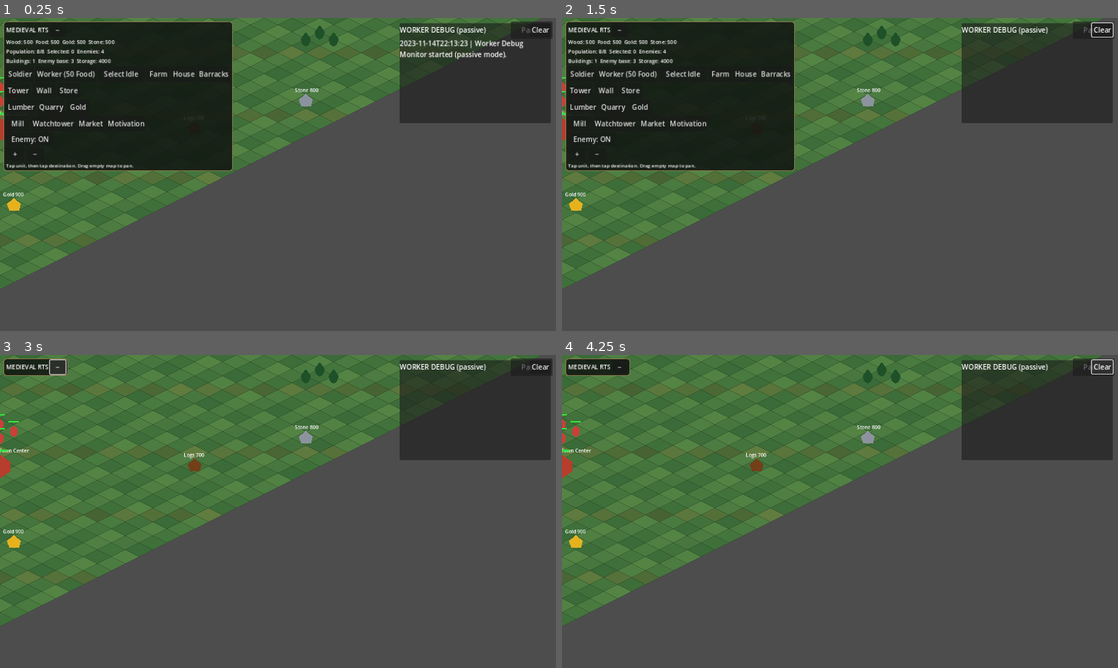
Above: before the commit, frames 1-4 (two rows, left to right).
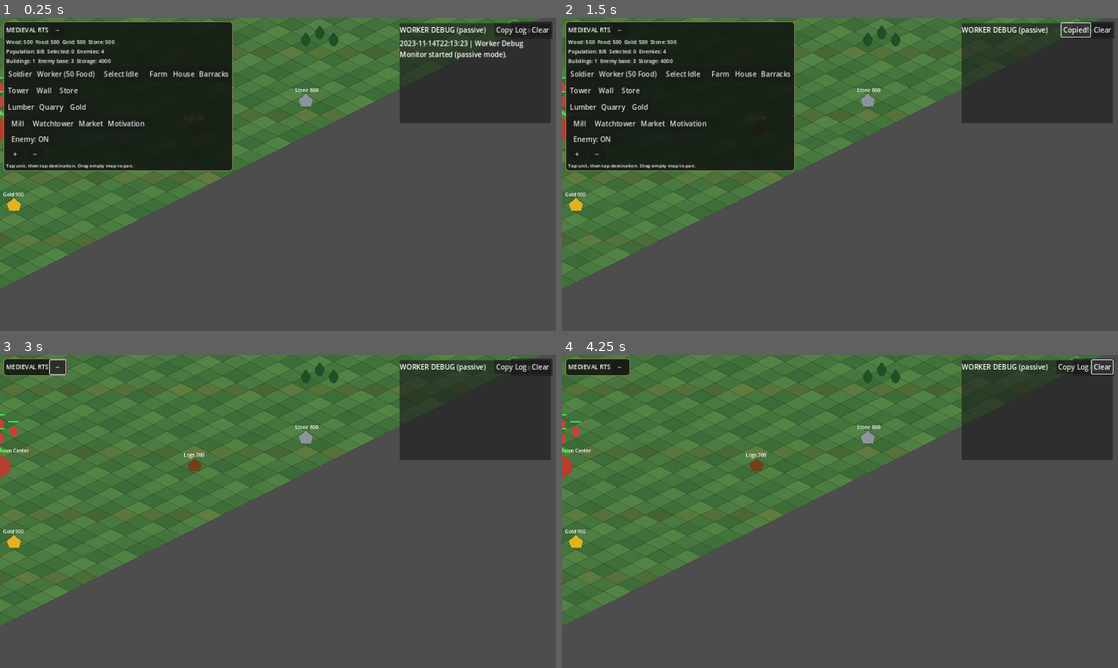
Above: after the commit, the same moments.

Repository: noub1234567-cmd/Medieval-RTS-Test
Game: Godot game, scene res://scenes/main.tscn
Two runs of this game, one before a commit and one after it. Both use one fixed random seed, a clock stepped at 60 frames per second and the inputs below.
Inputs (mouse positions are in pixels of both pictures, inside the frame that each line leads up to):
- Up to frame 1 (0.25 s): no input
- Up to frame 2 (1.5 s): click "Clear" at 0.5 s; click (1073, 30) at 1.25 s, where only the run after the commit has a clickable "Copy Log"
- Up to frame 3 (3 s): click (511, 367) at 2 s, where only the run after the commit has a clickable "Copied!"; click "−" at 2.75 s
- Up to frame 4 (4.25 s): click "Pause" at 3.5 s

The runs differ from the first frame. In frame 1, less than 0.1% of the frame differs, in the area x 89-95%, y 1-6%; in frame 2, 0.2%, in the area x 89-100%, y 1-7%; in frame 3, less than 0.1%; in frame 4, less than 0.1%.

Commit message:
Add Copy Log button to passive worker debug monitor

Diff:
--- a/scripts/worker_debug_monitor.gd
+++ b/scripts/worker_debug_monitor.gd
@@ -112,6 +112,18 @@
 		file.store_line(line)
 		file.close()
 
+func _copy_report() -> void:
+	if report_lines.is_empty():
+		DisplayServer.clipboard_set("Worker Debug log is empty.")
+	else:
+		DisplayServer.clipboard_set("\n".join(report_lines))
+	var copy_button := get_node_or_null("WorkerDebugLayer/WorkerDebugPanel/VBoxContainer/Header/CopyLog")
+	if is_instance_valid(copy_button):
+		copy_button.text = "Copied!"
+		await get_tree().create_timer(1.5).timeout
+		if is_instance_valid(copy_button):
+			copy_button.text = "Copy Log"
+
 func _build_panel() -> void:
 	var layer := CanvasLayer.new()
 	layer.name = "WorkerDebugLayer"
@@ -124,17 +136,24 @@
 	panel.size = Vector2(348, 230)
 	layer.add_child(panel)
 	var column := VBoxContainer.new()
+	column.name = "VBoxContainer"
 	panel.add_child(column)
 	var header := HBoxContainer.new()
+	header.name = "Header"
 	column.add_child(header)
 	var title := Label.new()
 	title.text = "WORKER DEBUG (passive)"
 	title.size_flags_horizontal = Control.SIZE_EXPAND_FILL
 	header.add_child(title)
-	var hide_button := Button.new()
-	hide_button.text = "Clear"
-	hide_button.pressed.connect(func(): report_lines.clear(); report_label.text = "")
-	header.add_child(hide_button)
+	var copy_button := Button.new()
+	copy_button.name = "CopyLog"
+	copy_button.text = "Copy Log"
+	copy_button.pressed.connect(_copy_report)
+	header.add_child(copy_button)
+	var clear_button := Button.new()
+	clear_button.text = "Clear"
+	clear_button.pressed.connect(func(): report_lines.clear(); report_label.text = "")
+	header.add_child(clear_button)
 	var scroll := ScrollContainer.new()
 	scroll.size_flags_vertical = Control.SIZE_EXPAND_FILL
 	column.add_child(scroll)
